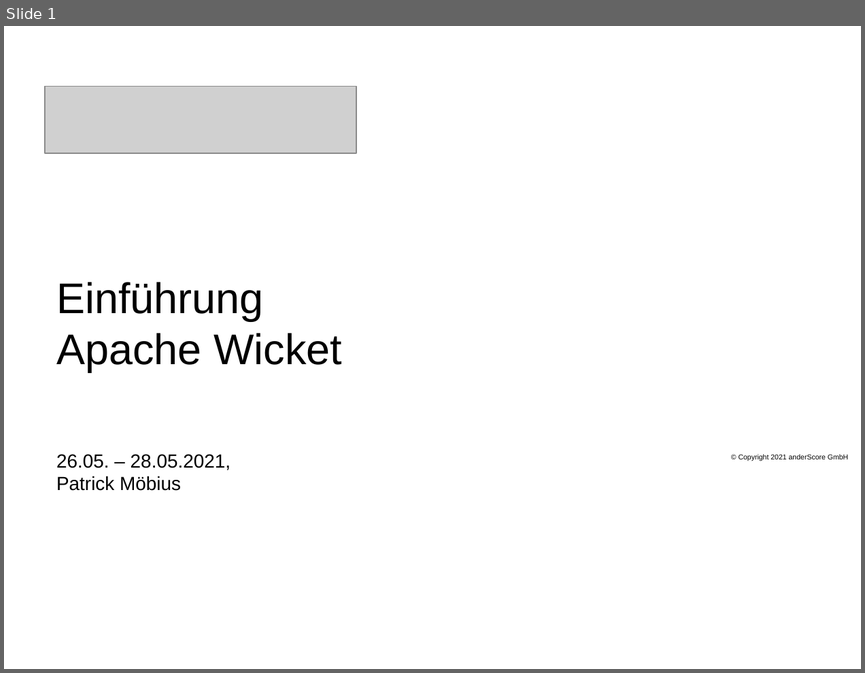
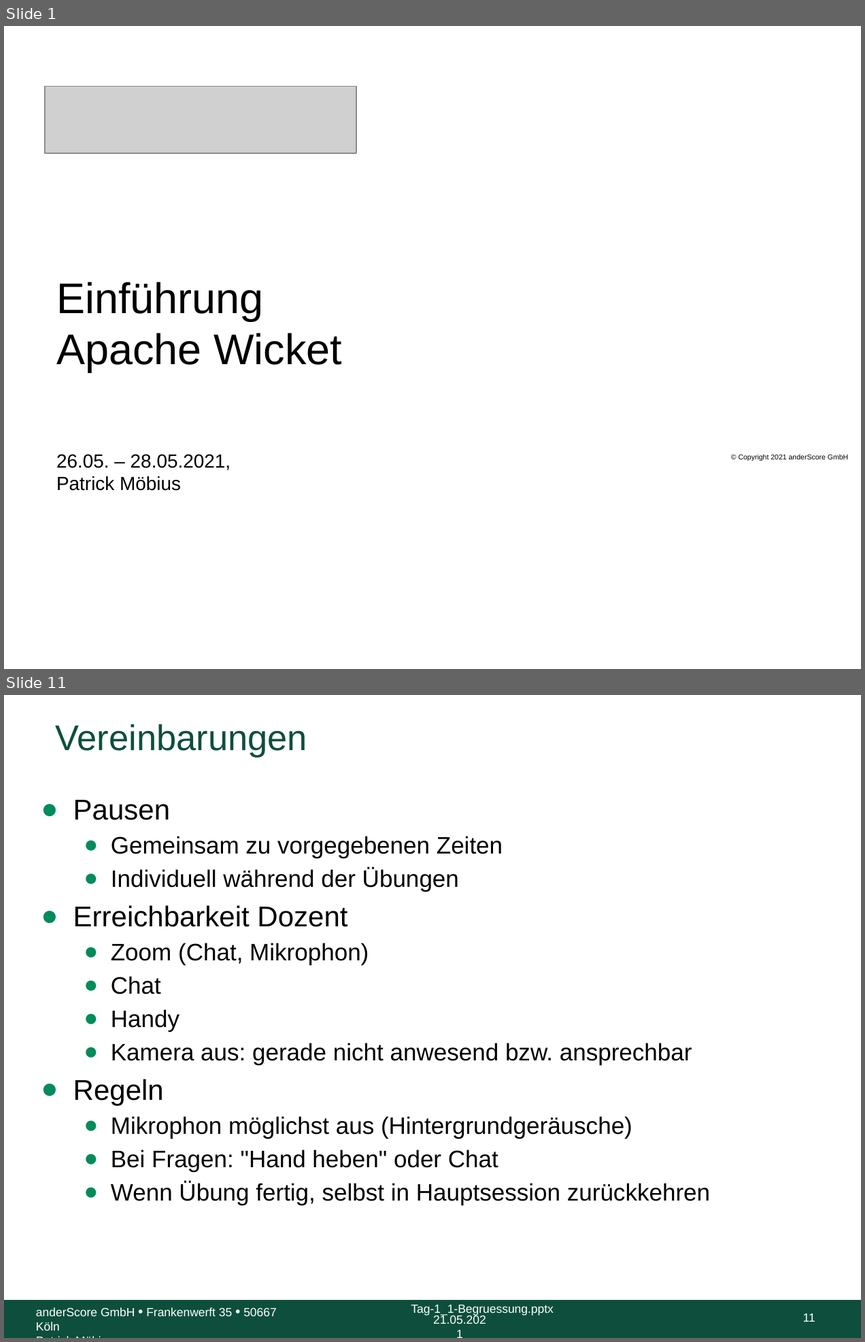
Before and after one commit to anderscore-gmbh/wicket-training, a slide deck: slides/Tag-1_1-Begruessung.pptx. Shown one above the other, each under a label of ours: slide 1 before the commit, slides 1 and 11 after it; the slides between them are not shown. The pictures are 865x673 and 865x1342 pixels, drawn with LibreOffice and Linux fonts; fonts in the diff are those of the drawing; grey boxes stand for pictures; background and template pictures are left out. Boxes give left, top, right and bottom in pixels: in the first picture for what was removed or moved away, otherwise in the second. Text is boxed around its words. In the diff, an @@ line names an element or a change of style, - is before the commit and + after.

Commit message:
Folgende Folien hinzugefügt: Remote Training, Vereinbarungen und Unternehmen

```diff
--- a/slides/Tag-1_1-Begruessung.pptx
+++ b/slides/Tag-1_1-Begruessung.pptx
@@ slide 11 added at (4,695,861,1338), background #FFFFFF @@
@@ title added at (56,724,307,758), 30 pt, text #0D4F3C @@
+Vereinbarungen
@@ text added at (73,800,710,1205), 20 pt, text #000000 @@
+● Pausen
+  ● Gemeinsam zu vorgegebenen Zeiten
+  ● Individuell während der Übungen
+● Erreichbarkeit Dozent
+  ● Zoom (Chat, Mikrophon)
+  ● Chat
+  ● Handy
+  ● Kamera aus: gerade nicht anwesend bzw. ansprechbar
+● Regeln
+  ● Mikrophon möglichst aus (Hintergrundgeräusche)
+  ● Bei Fragen: "Hand heben" oder Chat
+  ● Wenn Übung fertig, selbst in Hauptsession zurückkehren
@@ rectangle added at (4,1300,861,1338), fill #0D4F3C @@
@@ text added at (411,1304,553,1316), 10 pt, text #FFFFFF @@
+Tag-1_1-Begruessung.pptx
@@ text added at (36,1307,277,1330), 10 pt, text #FFFFFF @@
+anderScore GmbH • Frankenwerft 35 • 50667 Köln
+Patrick Möbius
@@ text added at (433,1314,486,1323), 10 pt, text #FFFFFF @@
+21.05.2021
@@ page number added at (803,1313,815,1321), 10 pt, text #FFFFFF @@
+11
```
Also in this commit, not shown: 11 slides changed, 2 other slides added.
